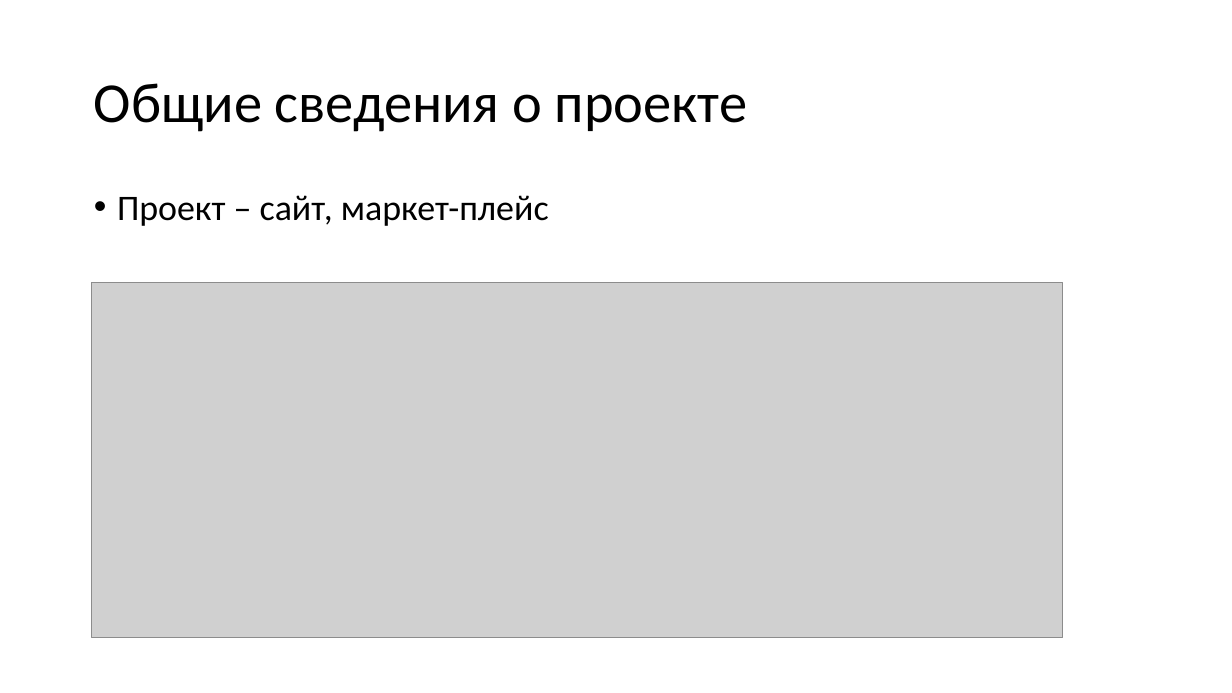
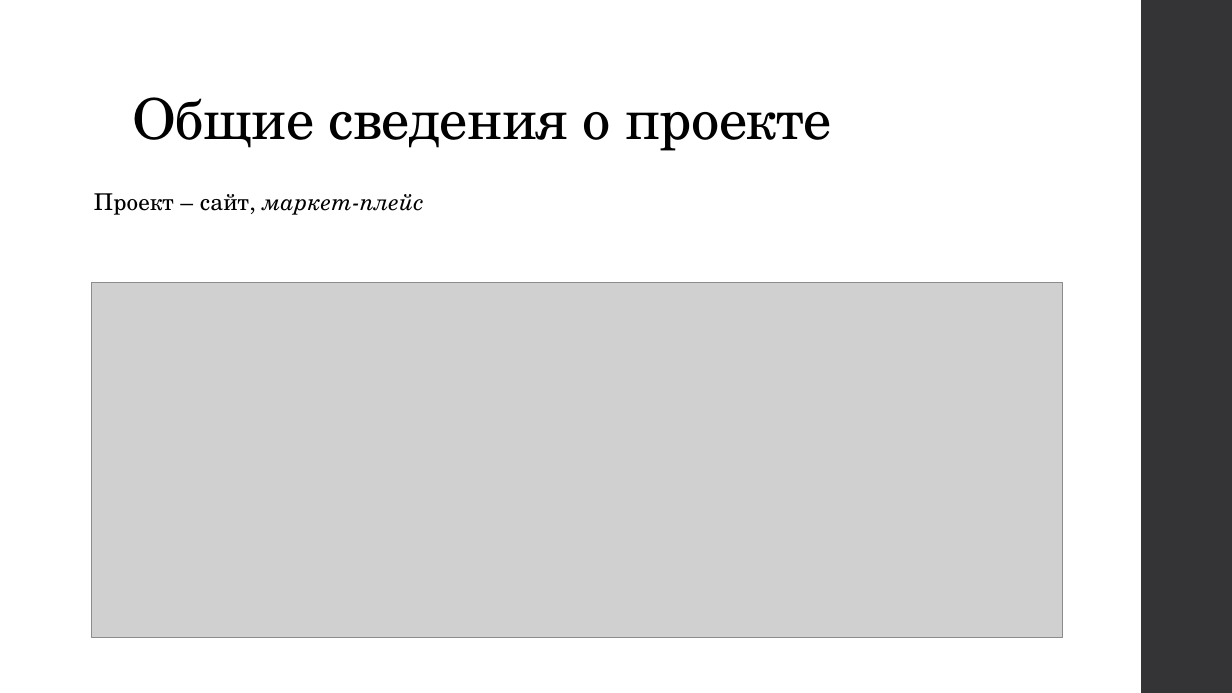
Before and after one commit to akerusan-s/flask-project, a slide deck: slide 2 of Презентация.pptx. Drawn at 1232x693 pixels with LibreOffice and Linux fonts; fonts in the diff are those of the drawing; grey boxes stand for pictures. Boxes give left, top, right and bottom in pixels: in the first picture for what was removed or moved away, otherwise in the second. Text is boxed around its words. In the diff, an @@ line names an element or a change of style, - is before the commit and + after.

```diff
--- a/Презентация.pptx
+++ b/Презентация.pptx
@@ title "Общие сведения о проекте" moved from (x1=94, y1=83, x2=747, y2=132) to (x1=132, y1=97, x2=831, y2=151) @@
@@ title "Общие сведения о проекте" at (x1=132, y1=97, x2=831, y2=151): font Calibri to TeX Gyre Schola, letter spacing 0 to -0.5 pt; vertical alignment middle to bottom @@
@@ rectangle added at (x1=1141, y1=0, x2=1232, y2=693), fill #353537 @@
@@ text "Проект – сайт, маркет-плейс" at (x1=94, y1=193, x2=424, y2=215): size 28 to 18 pt, font Calibri to TeX Gyre Schola, letter spacing 0 to 0.1 pt; italic on in "маркет-плейс"; bullet • to none; line spacing 0.9 to 0.95; more space between paragraphs @@
```
Also in this commit, not shown: 7 other slides changed, 7 slides added, 1 slide removed, 1 other file.
